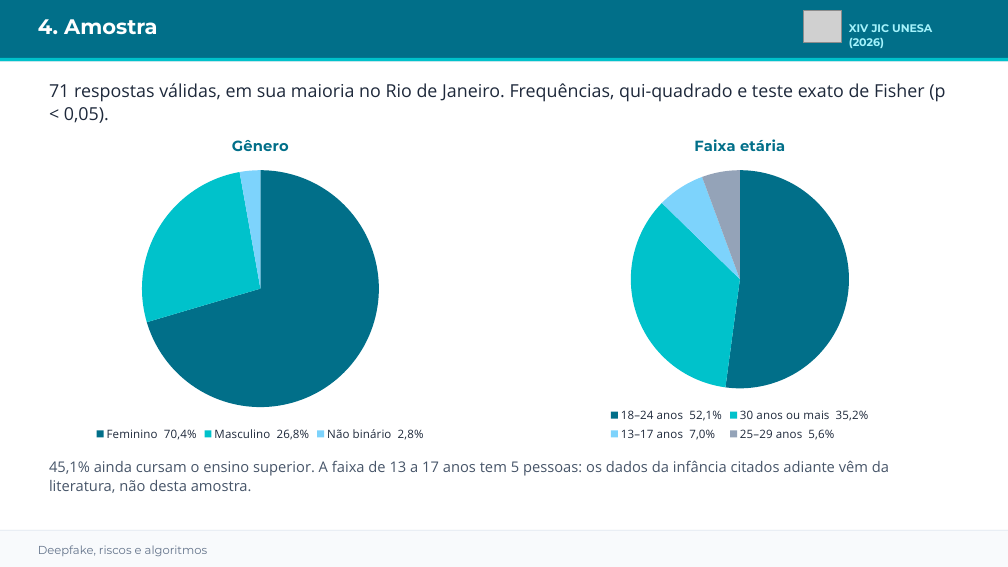
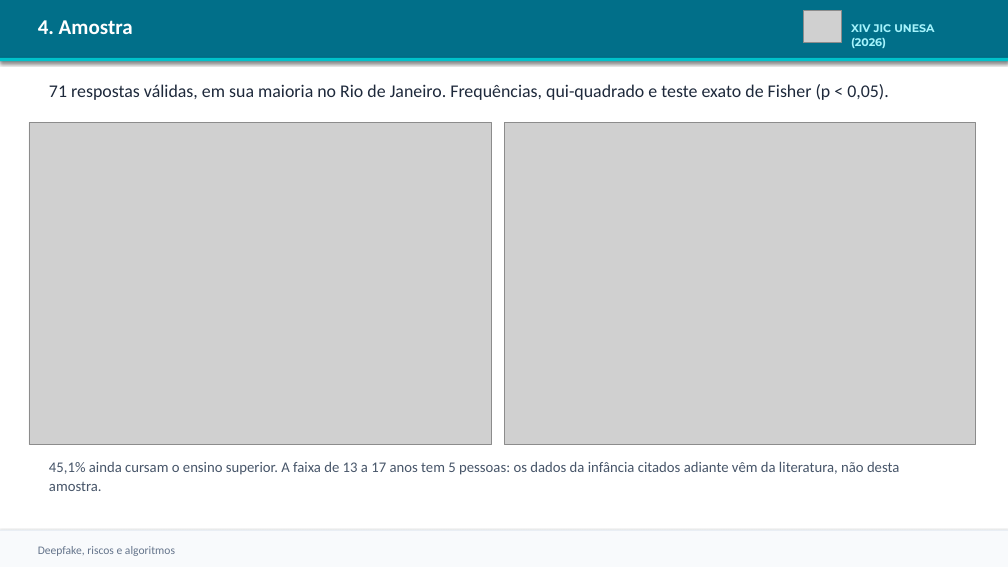
Before and after one commit to matiasmov/matiasmov, a slide deck: slide 5 of apresentacao/JIC_2026_Lucas_Matias_Deepfake.pptx. Drawn at 1008x567 pixels with LibreOffice and Linux fonts; fonts in the diff are those of the drawing; grey boxes stand for pictures. Boxes give left, top, right and bottom in pixels: in the first picture for what was removed or moved away, otherwise in the second. Text is boxed around its words. In the diff, an @@ line names an element or a change of style, - is before the commit and + after.

```diff
--- a/apresentacao/JIC_2026_Lucas_Matias_Deepfake.pptx
+++ b/apresentacao/JIC_2026_Lucas_Matias_Deepfake.pptx
@@ text "4. Amostra" at bbox=[38, 20, 133, 34]: font Montserrat to Calibri @@
@@ shadow on in 3 elements at bbox=[0, 0, 1008, 61], bbox=[0, 530, 1008, 567], bbox=[0, 58, 1008, 61] @@
@@ text "71 respostas válidas, em sua ..." at bbox=[49, 84, 889, 100]: font Open Sans to Calibri @@
@@ pie chart removed at bbox=[29, 123, 492, 445] @@
-title "Gênero"
-categories: Feminino  70,4%, Masculino  26,8%, Não binário  2,8%
-Gênero: 70, 27, 3
@@ picture added at bbox=[29, 123, 492, 445] @@
@@ pie chart removed at bbox=[504, 123, 975, 445] @@
-title "Faixa etária"
-categories: 18–24 anos  52,1%, 30 anos ou mais  35,2%, 13–17 anos  7,0%, 25–29 anos  5,6%
-Faixa etária: 52, 35, 7, 6
@@ picture added at bbox=[504, 123, 975, 445] @@
@@ text "45,1% ainda cursam o ensino ..." at bbox=[49, 461, 899, 491]: font Open Sans to Calibri @@
@@ text "Deepfake, riscos e algoritmos" at bbox=[38, 546, 175, 556]: font Montserrat to Calibri @@
```
Also in this commit, not shown: 9 other slides changed, 1 other file.
